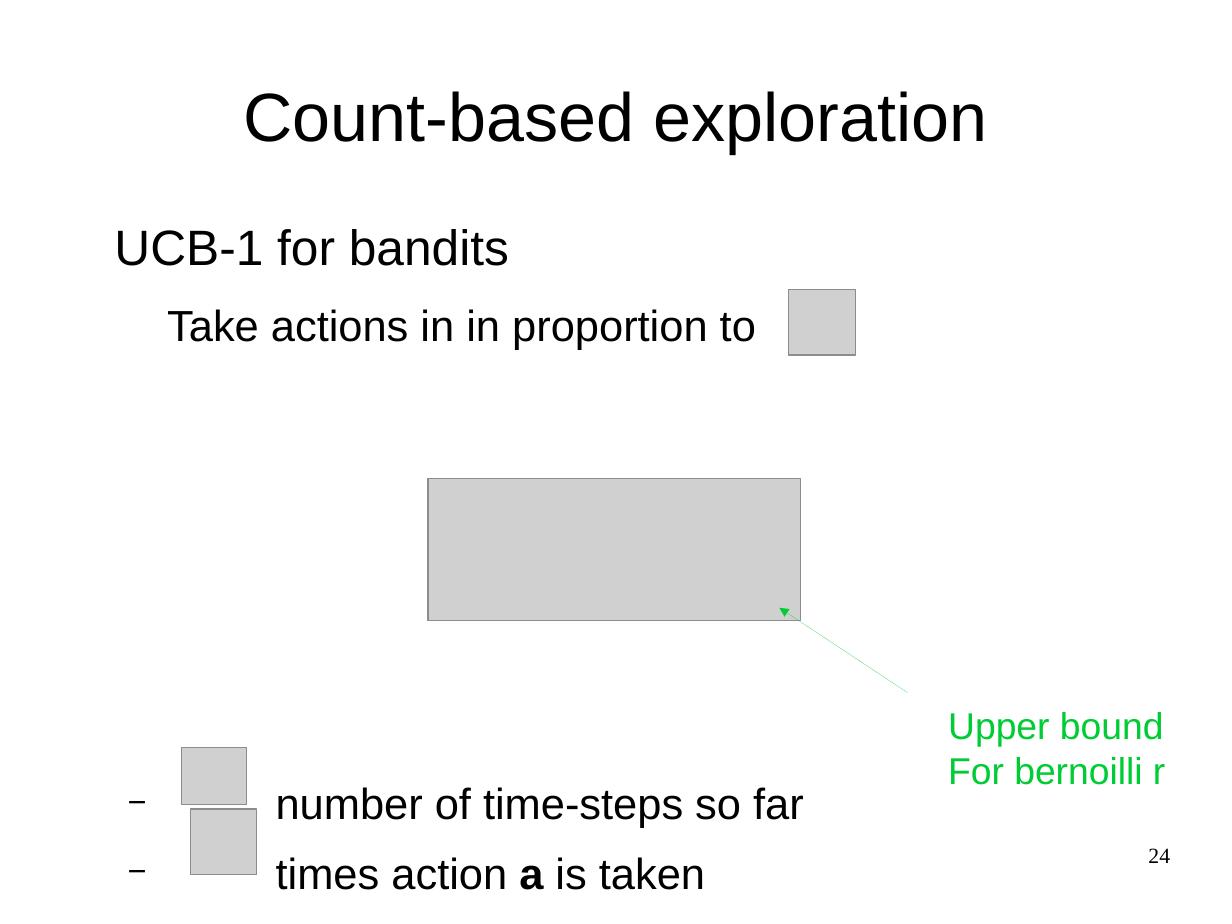
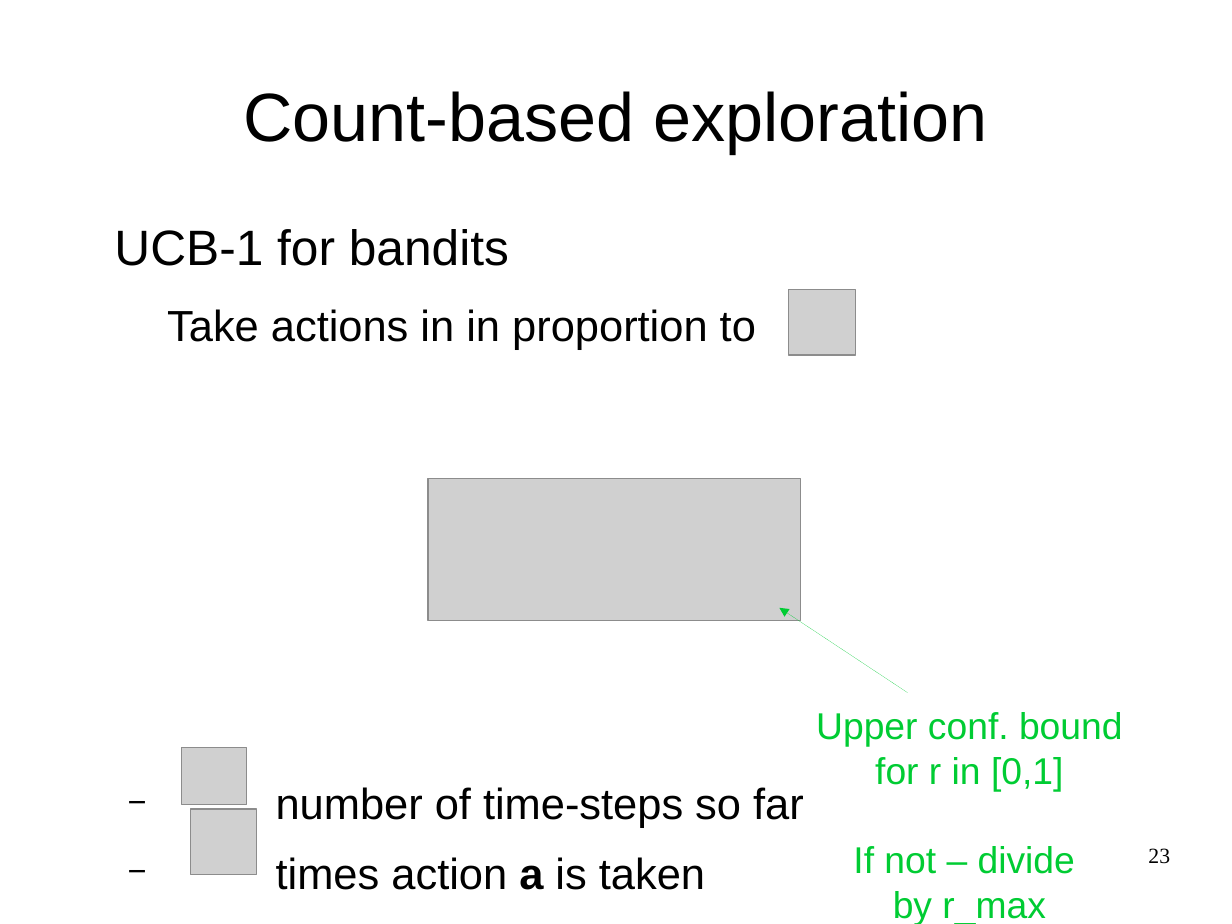
Before and after one commit to justheuristic/picsart_rl, a slide deck: slide 23 of day4/lecture_part1.odp (slide 24 before the commit). Drawn at 1232x924 pixels with LibreOffice and Linux fonts; fonts in the diff are those of the drawing; grey boxes stand for pictures. Boxes give left, top, right and bottom in pixels: in the first picture for what was removed or moved away, otherwise in the second. Text is boxed around its words. In the diff, an @@ line names an element or a change of style, - is before the commit and + after.

```diff
--- a/day4/lecture_part1.odp
+++ b/day4/lecture_part1.odp
@@ text added at <box>816,712,1123,924</box>, 24 pt, text #00CC33 @@
+Upper conf. bound
+for r in [0,1]
+If not – divide
+by r_max
@@ text removed at <box>948,712,1165,785</box> @@
-Upper bound
-For bernoilli r
@@ page number at <box>1148,848,1170,864</box>: text changed @@
-24
+23
```
Also in this commit, not shown: 14 other slides changed, 3 slides added, 2 slides removed, 2 other files.
